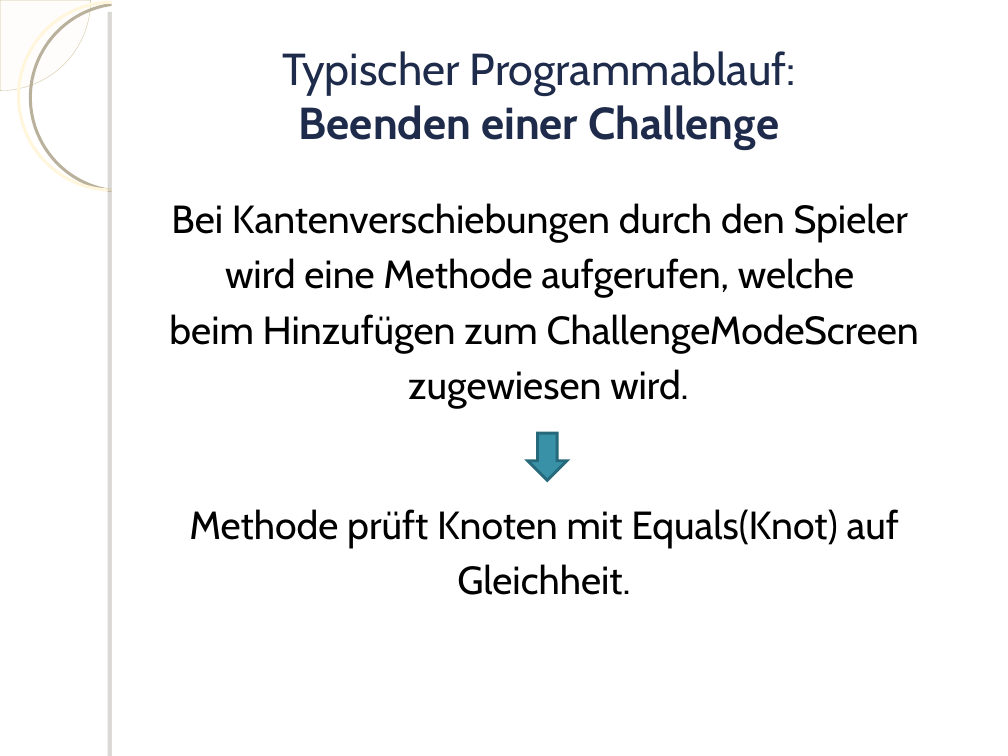
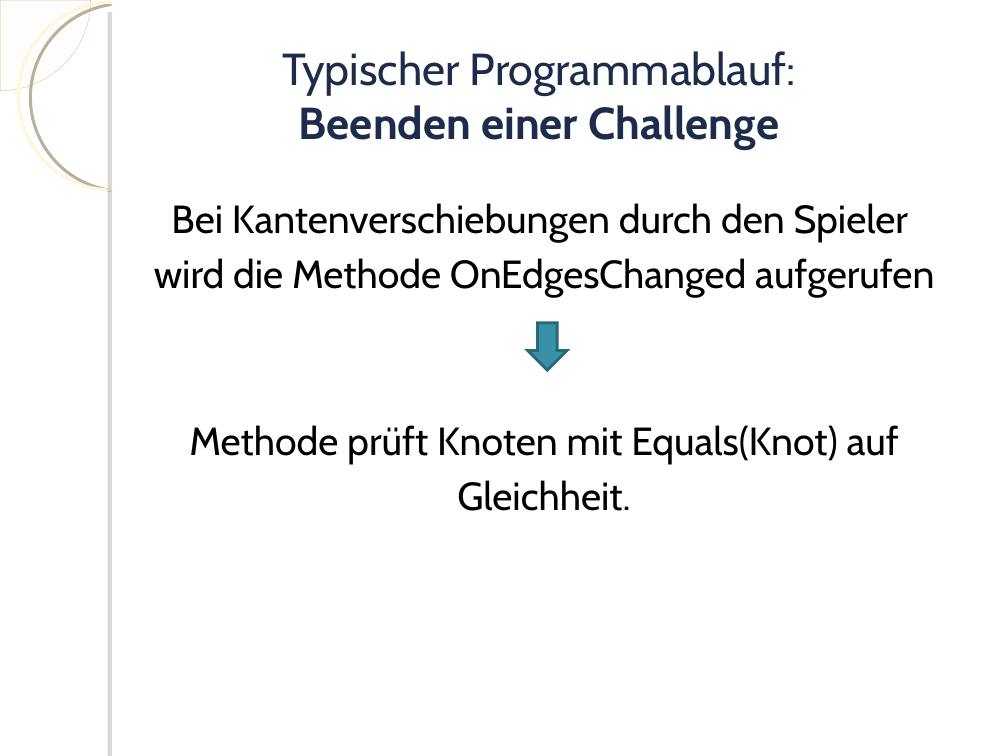
Before and after one commit to knot3/pse-knot, a slide deck: slide 11 of Entwurf/Präsentation1.odp. Drawn at 1008x756 pixels with LibreOffice and Linux fonts; fonts in the diff are those of the drawing; background and template pictures are left out. Boxes give left, top, right and bottom in pixels: in the first picture for what was removed or moved away, otherwise in the second. Text is boxed around its words. In the diff, an @@ line names an element or a change of style, - is before the commit and + after.

Commit message:
Präsentation

```diff
--- a/Entwurf/Präsentation1.odp
+++ b/Entwurf/Präsentation1.odp
@@ text at (154,258,934,298): text changed @@
-wird eine Methode aufgerufen, welche
-beim Hinzufügen zum ChallengeModeScreen
-zugewiesen wird.
+wird die Methode OnEdgesChanged aufgerufen
@@ down arrow: place and size @@
-down arrow at (527,433,566,481)
+down arrow at (527,323,566,370)
```
